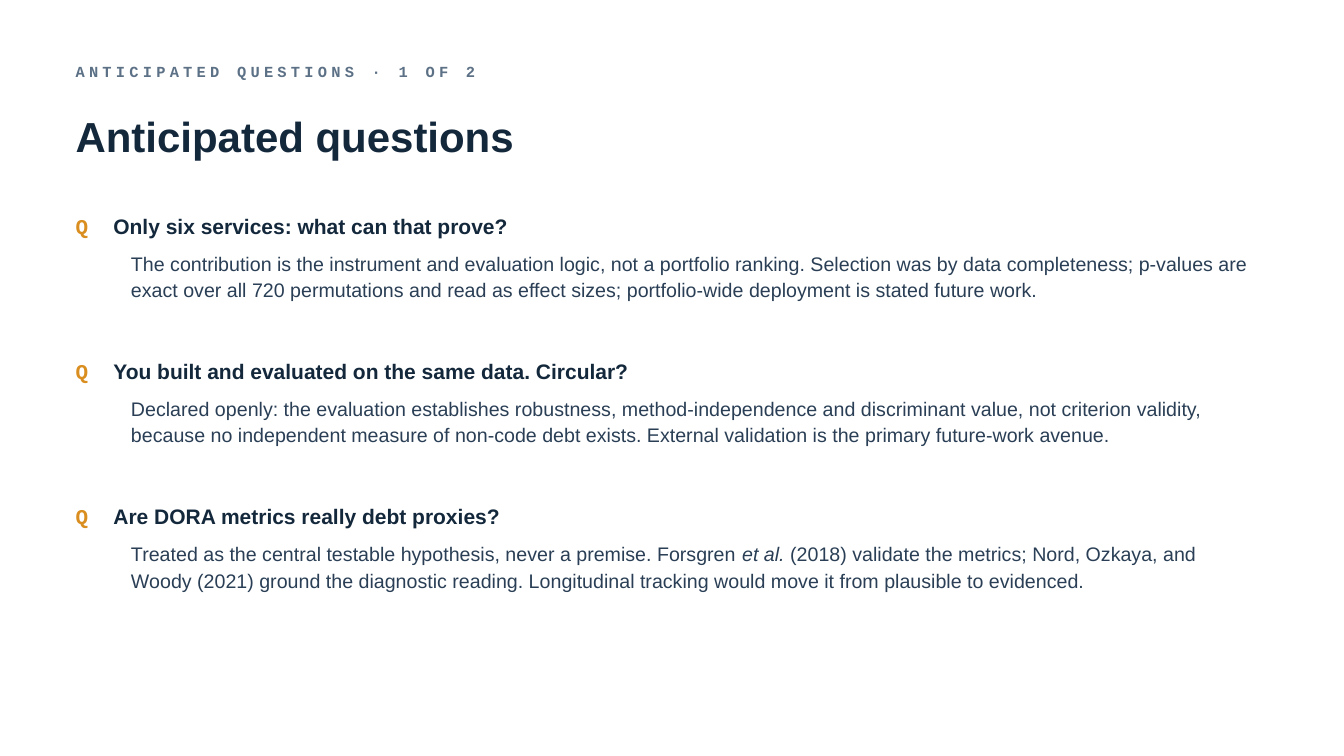
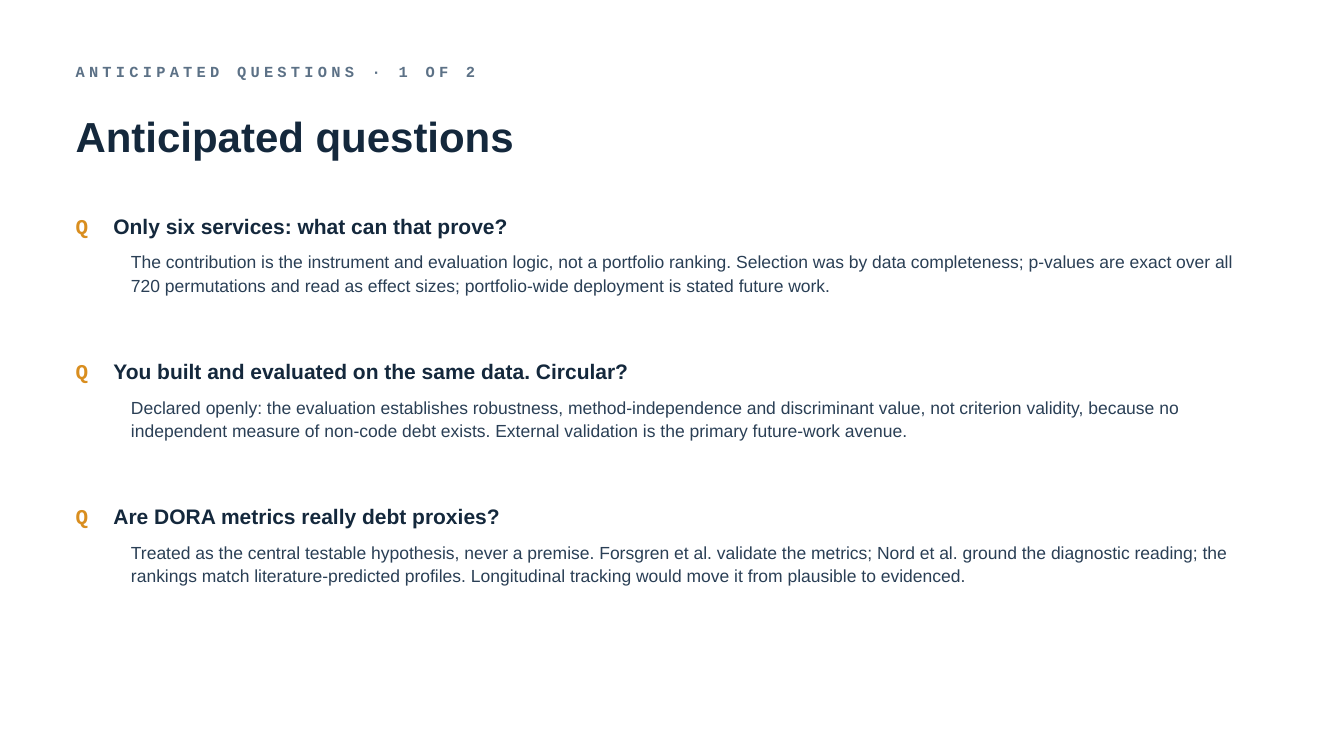
Before and after one commit to TobiZeier/MScProject, a slide deck: slide 13 of presentation/defense.pptx. Drawn at 1344x756 pixels with LibreOffice and Linux fonts; fonts in the diff are those of the drawing. Boxes give left, top, right and bottom in pixels: in the first picture for what was removed or moved away, otherwise in the second. Text is boxed around its words. In the diff, an @@ line names an element or a change of style, - is before the commit and + after.

Commit message:
revising issues with input data

```diff
--- a/presentation/defense.pptx
+++ b/presentation/defense.pptx
@@ text "The contribution is the instrument ..." at (x1=131, y1=255, x2=1233, y2=296): size 14 to 12.5 pt @@
@@ text "Declared openly: the evaluation establishes ..." at (x1=131, y1=401, x2=1178, y2=441): size 14 to 12.5 pt @@
@@ text at (x1=131, y1=546, x2=1227, y2=586): text changed; size 14 to 12.5 pt @@
-Treated as the central testable hypothesis, never a premise. Forsgren et al. (2018) validate the metrics; Nord, Ozkaya, and Woody (2021) ground the diagnostic reading. Longitudinal tracking would move it from plausible to evidenced.
+Treated as the central testable hypothesis, never a premise. Forsgren et al. validate the metrics; Nord et al. ground the diagnostic reading; the rankings match literature-predicted profiles. Longitudinal tracking would move it from plausible to evidenced.
```
Also in this commit, not shown: 14 other slides changed, 21 other files.
